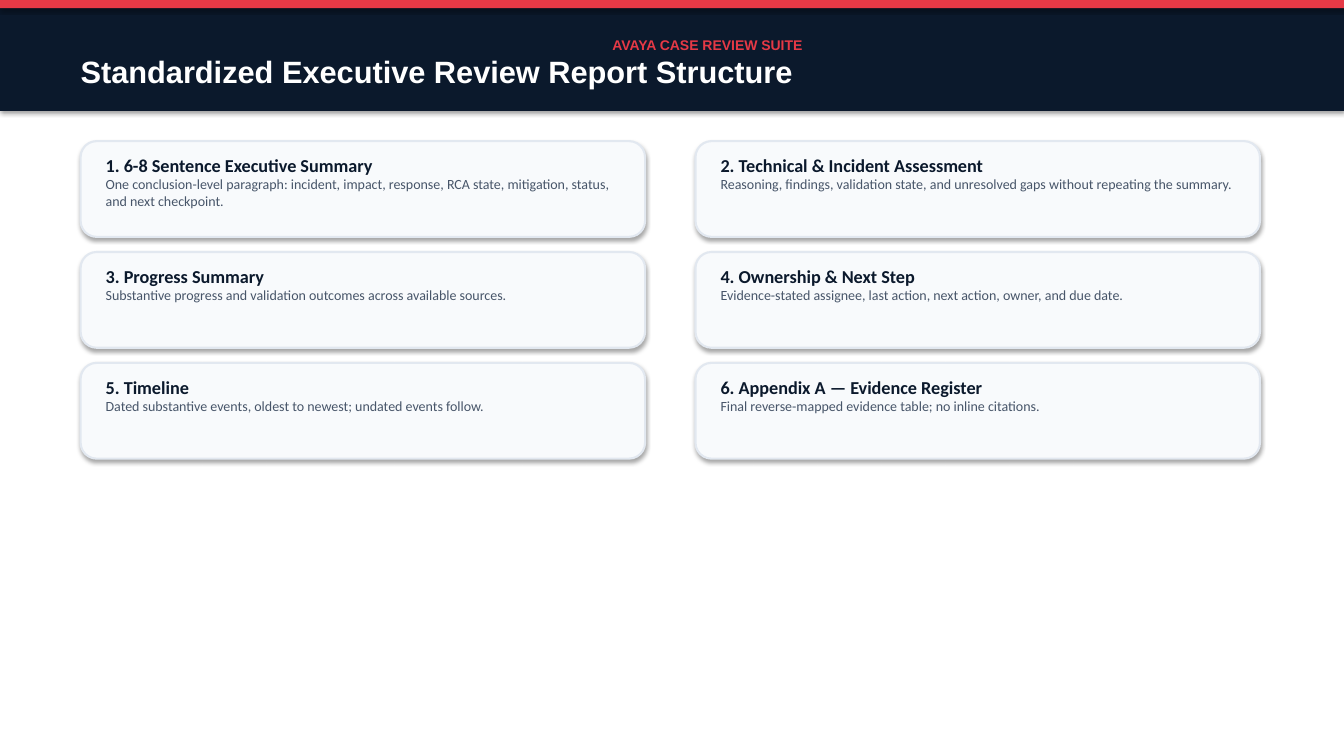
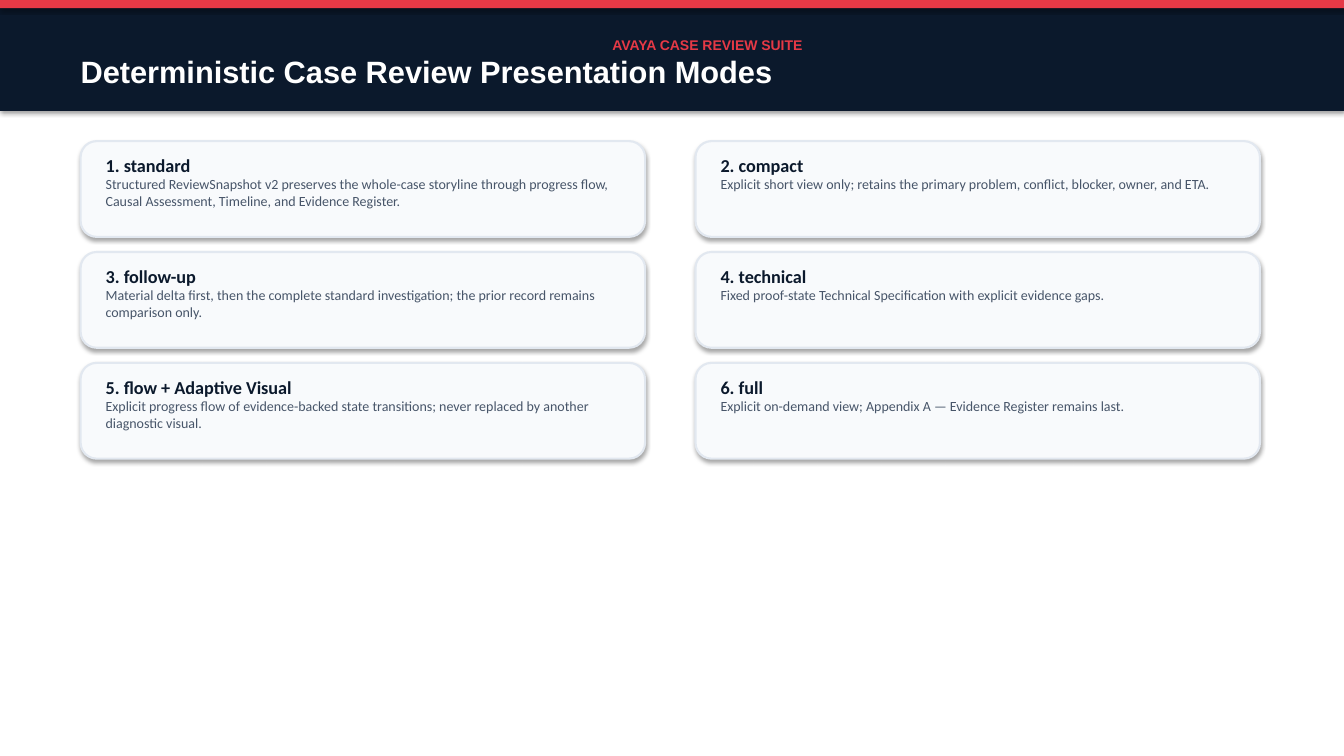
Before and after one commit to avayahmao/avaya-case-review-pack, a slide deck: slide 10 of docs/Avaya_Case_Review_Suite_Presentation.pptx. Drawn at 1344x756 pixels with LibreOffice and Linux fonts; fonts in the diff are those of the drawing. Boxes give left, top, right and bottom in pixels: in the first picture for what was removed or moved away, otherwise in the second. Text is boxed around its words. In the diff, an @@ line names an element or a change of style, - is before the commit and + after.

Commit message:
✨ feat: expand case review and audit workflows
Restore investigation-complete standard and follow-up outputs with progress flow, causal assessment, timeline, detailed evidence, durable records, and final-output integrity.

Add the separate alarm-audit workflow, refine item-based Technical Plus scoring, harden config-migration profile checks, and synchronize the canonical skills, documentation, presentation, and regression coverage.

```diff
--- a/docs/Avaya_Case_Review_Suite_Presentation.pptx
+++ b/docs/Avaya_Case_Review_Suite_Presentation.pptx
@@ text in rectangle at <box>81,60,772,84</box>: text changed @@
-Standardized Executive Review Report Structure
+Deterministic Case Review Presentation Modes
@@ text at <box>106,159,608,209</box>: text changed @@
-1. 6-8 Sentence Executive Summary
-One conclusion-level paragraph: incident, impact, response, RCA state, mitigation, status, and next checkpoint.
+1. standard
+Structured ReviewSnapshot v2 preserves the whole-case storyline through progress flow, Causal Assessment, Timeline, and Evidence Register.
@@ text at <box>721,160,1209,192</box>: text changed @@
-2. Technical & Incident Assessment
-Reasoning, findings, validation state, and unresolved gaps without repeating the summary.
+2. compact
+Explicit short view only; retains the primary problem, conflict, blocker, owner, and ETA.
@@ text at <box>106,270,594,320</box>: text changed @@
-3. Progress Summary
-Substantive progress and validation outcomes across available sources.
+3. follow-up
+Material delta first, then the complete standard investigation; the prior record remains comparison only.
@@ text at <box>721,270,1104,303</box>: text changed @@
-4. Ownership & Next Step
-Evidence-stated assignee, last action, next action, owner, and due date.
+4. technical
+Fixed proof-state Technical Specification with explicit evidence gaps.
@@ text at <box>106,381,588,431</box>: text changed @@
-5. Timeline
-Dated substantive events, oldest to newest; undated events follow.
+5. flow + Adaptive Visual
+Explicit progress flow of evidence-backed state transitions; never replaced by another diagnostic visual.
@@ text at <box>721,381,1124,414</box>: text changed @@
-6. Appendix A — Evidence Register
-Final reverse-mapped evidence table; no inline citations.
+6. full
+Explicit on-demand view; Appendix A — Evidence Register remains last.
```
Also in this commit, not shown: 1 other slide changed, 23 other files.
